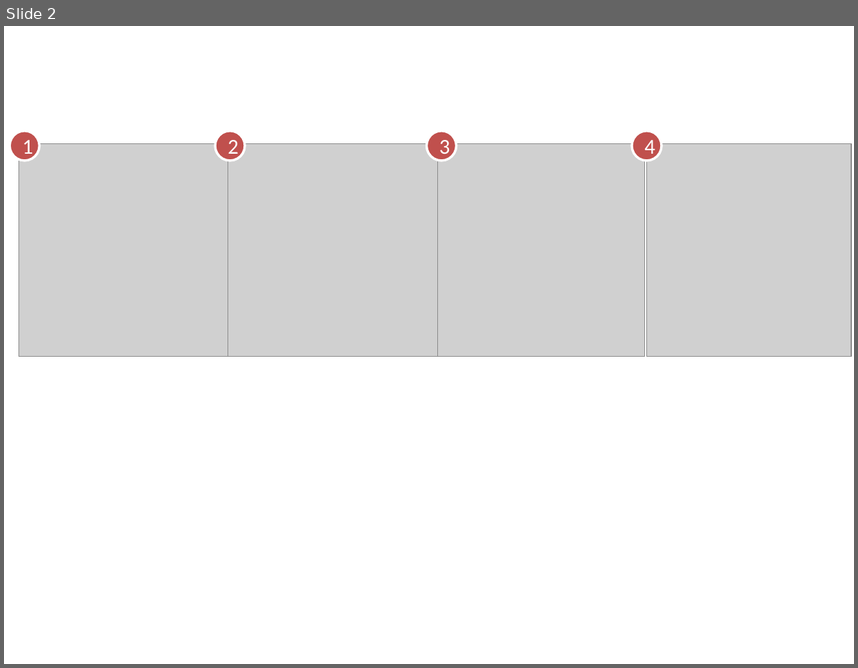
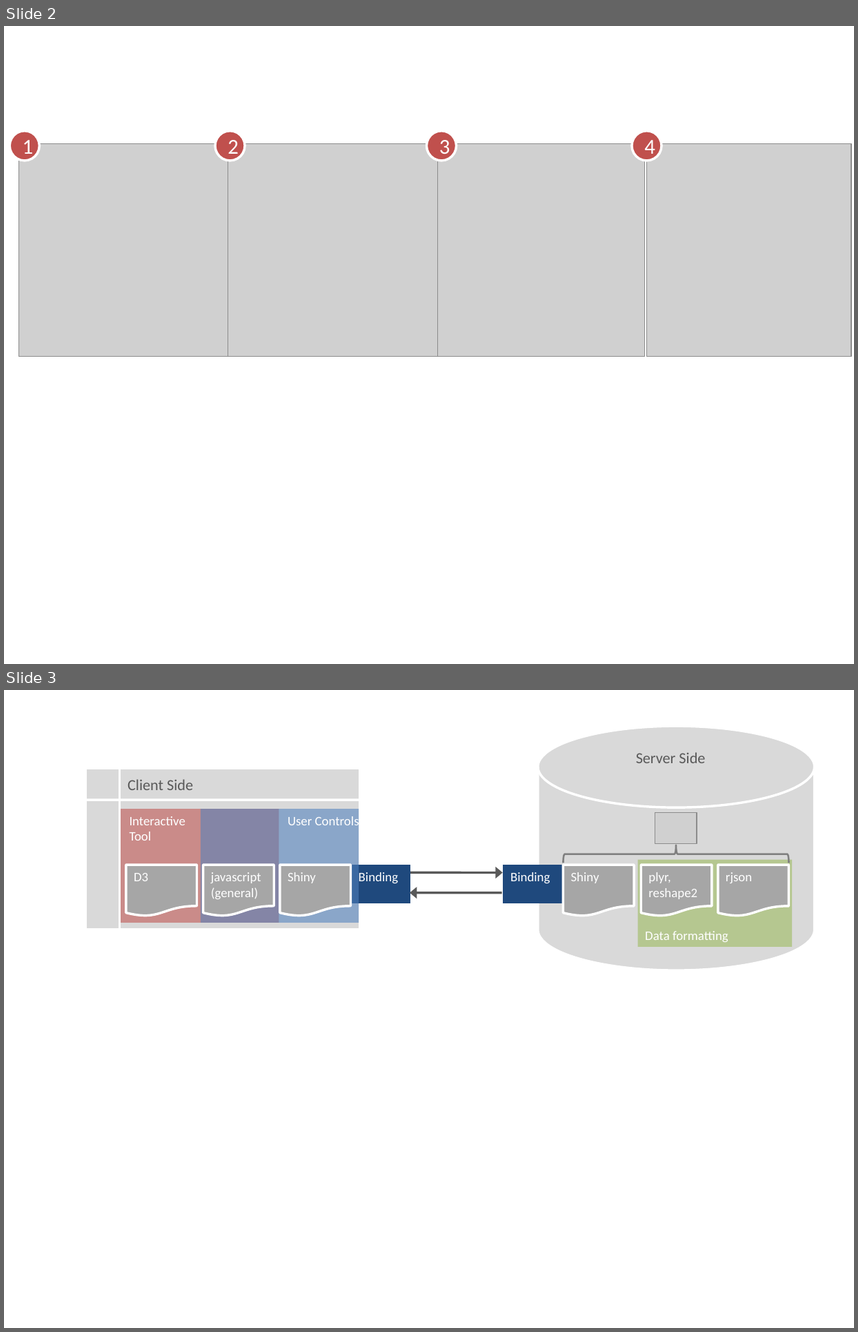
Before and after one commit to gammarama/DataExpo2013, a slide deck: paper/images/images.pptx. Shown one above the other, each under a label of ours: slide 2 before the commit, slides 2 and 3 after it. The pictures are 858x668 and 858x1332 pixels, drawn with LibreOffice and Linux fonts; fonts in the diff are those of the drawing; grey boxes stand for pictures. Boxes give left, top, right and bottom in pixels: in the first picture for what was removed or moved away, otherwise in the second. Text is boxed around its words. In the diff, an @@ line names an element or a change of style, - is before the commit and + after.

```diff
--- a/paper/images/images.pptx
+++ b/paper/images/images.pptx
@@ slide 3 added at (4,690,854,1328), background #FFFFFF @@
@@ cylinder added at (538,726,814,969), fill #D9D9D9, outline #FFFFFF 2 pt @@
@@ freeform shape added at (85,768,361,929), fill #D9D9D9, outline #FFFFFF 2 pt @@
@@ text added at (636,752,705,763), 13 pt, text #595959 @@
+Server Side
@@ text added at (128,779,193,790), 13 pt, text #595959 @@
+Client Side
@@ rectangle added at (121,809,279,923), fill #C0504D at 57% opacity @@
@@ rectangle added at (201,809,359,923), fill #4F81BD at 57% opacity @@
@@ picture added at (655,812,697,844) @@
@@ text added at (130,816,185,840), 11 pt, text #FFFFFF @@
+Interactive Tool
@@ text added at (288,814,359,829), 11 pt, text #FFFFFF @@
+User Controls
@@ left brace added at (564,845,789,862), outline #808080 1.5 pt @@
@@ flow chart document added at (126,865,197,915), fill #A6A6A6, outline #FFFFFF 2 pt @@
@@ text added at (134,873,148,881), 11 pt, text #FFFFFF @@
+D3
@@ flow chart document added at (203,865,274,915), fill #A6A6A6, outline #FFFFFF 2 pt @@
@@ text added at (211,872,261,899), 11 pt, text #FFFFFF @@
+javascript
+(general)
@@ rectangle added at (280,865,411,903), fill #1F497D @@
@@ flow chart document added at (280,865,351,915), fill #A6A6A6, outline #FFFFFF 2 pt @@
@@ text added at (288,872,316,883), 11 pt, text #FFFFFF @@
+Shiny
@@ text added at (359,872,398,884), 11 pt, text #FFFFFF @@
+Binding
@@ arrow added from (410, 873) to (503, 873), #595959 2 pt @@
@@ rectangle added at (503,865,629,903), fill #1F497D @@
@@ text added at (510,872,550,884), 11 pt, text #FFFFFF @@
+Binding
@@ flow chart document added at (564,865,634,915), fill #A6A6A6, outline #FFFFFF 2 pt @@
@@ text added at (571,872,599,883), 11 pt, text #FFFFFF @@
+Shiny
@@ rectangle added at (638,859,792,947), fill #9BBB59 at 57% opacity @@
@@ flow chart document added at (641,865,711,915), fill #A6A6A6, outline #FFFFFF 2 pt @@
@@ text added at (648,872,697,899), 11 pt, text #FFFFFF @@
+plyr, reshape2
@@ flow chart document added at (718,865,789,915), fill #A6A6A6, outline #FFFFFF 2 pt @@
@@ text added at (726,872,752,883), 11 pt, text #FFFFFF @@
+rjson
@@ arrow added from (502, 892) to (410, 892), #595959 2 pt @@
@@ text added at (645,931,728,942), 11 pt, text #FFFFFF @@
+Data formatting
```
Also in this commit, not shown: 2 other files.
